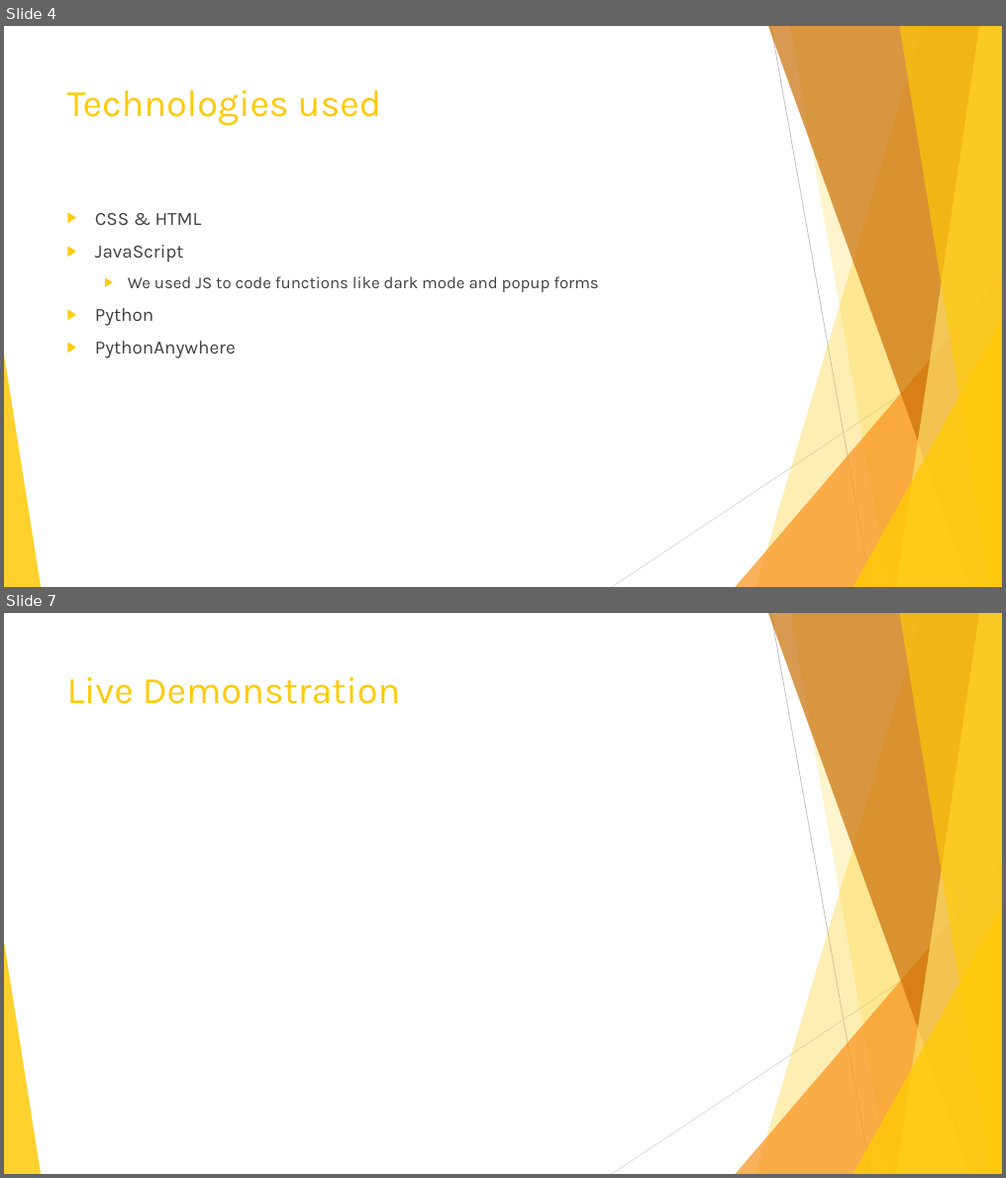
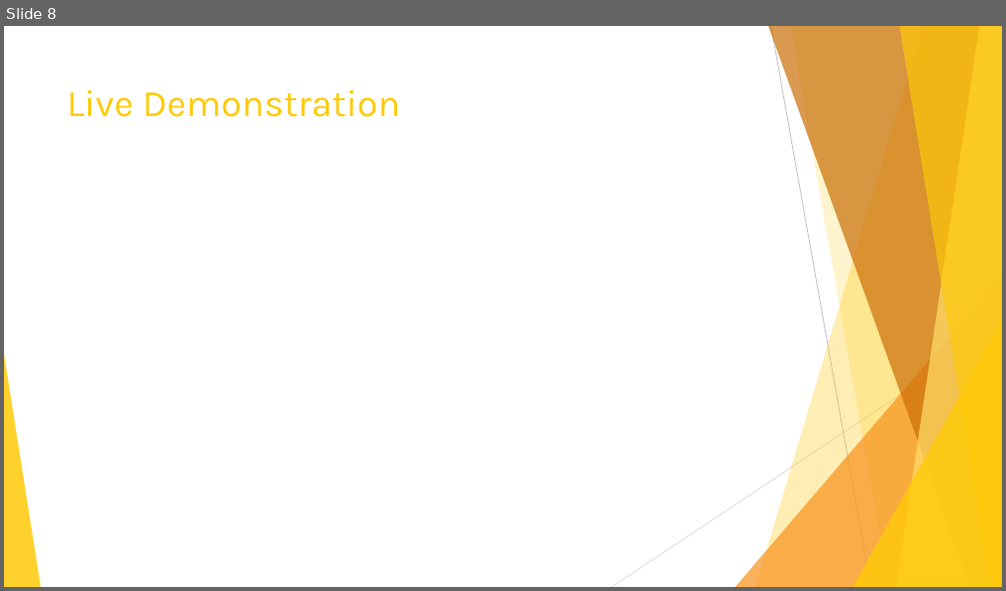
Before and after one commit to Ishitanarsiker/WAD2_GroupProject, a slide deck: Presentation.pptx. Shown one above the other, each under a label of ours: slides 4 and 7 before the commit, slide 8 after it; the slides between them are not shown. The pictures are 1006x1178 and 1006x591 pixels, drawn with LibreOffice and Linux fonts; fonts in the diff are those of the drawing. Boxes give left, top, right and bottom in pixels: in the first picture for what was removed or moved away, otherwise in the second. Text is boxed around its words. In the diff, an @@ line names an element or a change of style, - is before the commit and + after.

```diff
--- a/Presentation.pptx
+++ b/Presentation.pptx
@@ slide 4 removed at (x1=4, y1=26, x2=1002, y2=587), background #FFFFFF; not listed: 10 template elements that a slide beside it also shows @@
@@ title removed at (x1=67, y1=90, x2=381, y2=126) @@
-Technologies used
@@ text removed at (x1=95, y1=213, x2=598, y2=359) @@
-▶ CSS & HTML
-▶ JavaScript
-  ▶ We used JS to code functions like dark mode and popup forms
-▶ Python
-▶ PythonAnywhere
@@ what was slide 7 is now slide 8 @@
```
Also in this commit, not shown: 4 slides changed, 5 slides added, 1 other slide removed.
